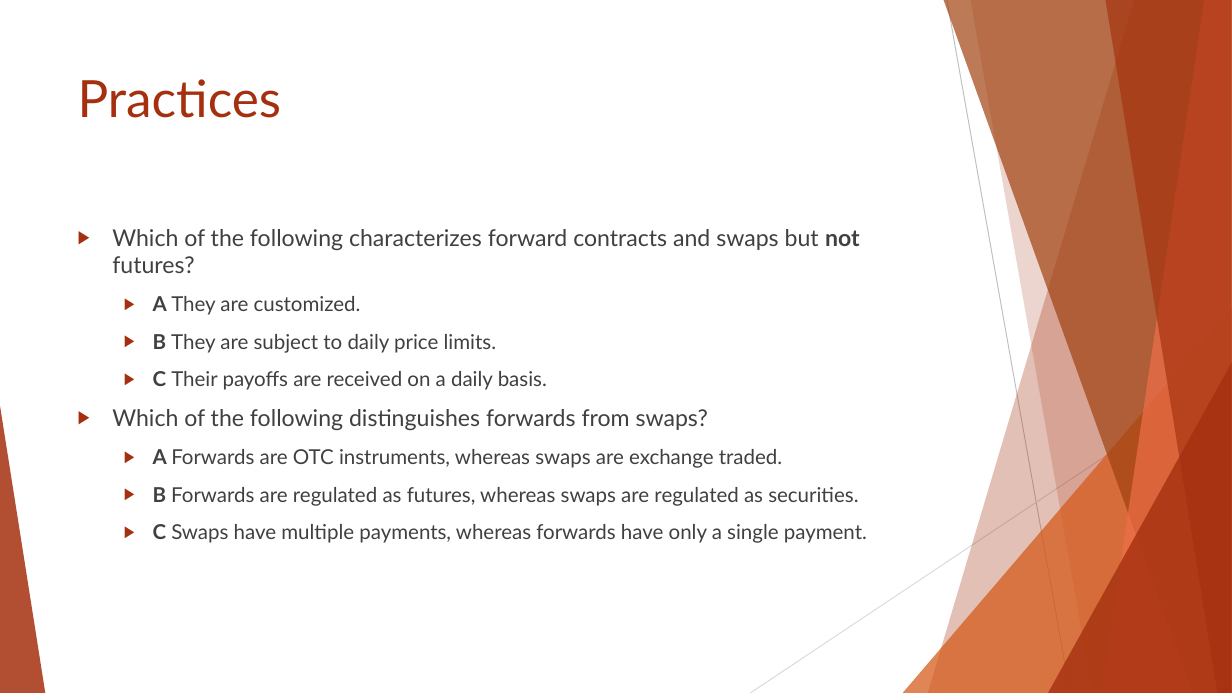
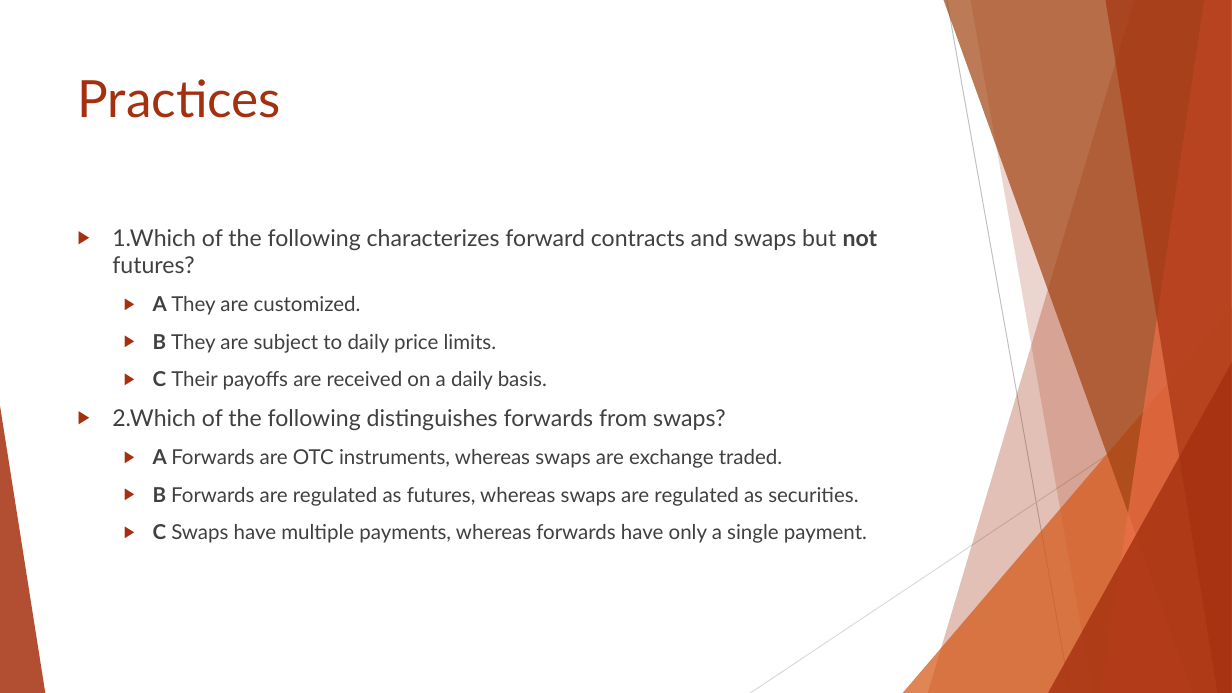
Before and after one commit to Isco0530/data, a slide deck: slide 20 of Reading 45.pptx. Drawn at 1232x693 pixels with LibreOffice and Linux fonts; fonts in the diff are those of the drawing. Boxes give left, top, right and bottom in pixels: in the first picture for what was removed or moved away, otherwise in the second. Text is boxed around its words. In the diff, an @@ line names an element or a change of style, - is before the commit and + after.

```diff
--- a/Reading 45.pptx
+++ b/Reading 45.pptx
@@ text at [112, 229, 878, 273]: text changed @@
-▶ Which of the following characterizes forward contracts and swaps but not futures?
+▶ 1.Which of the following characterizes forward contracts and swaps but not futures?
@@ text at [112, 409, 725, 430]: text changed @@
-▶ Which of the following distinguishes forwards from swaps?
+▶ 2.Which of the following distinguishes forwards from swaps?
```
Also in this commit, not shown: 11 other slides changed, 3 slides added.
